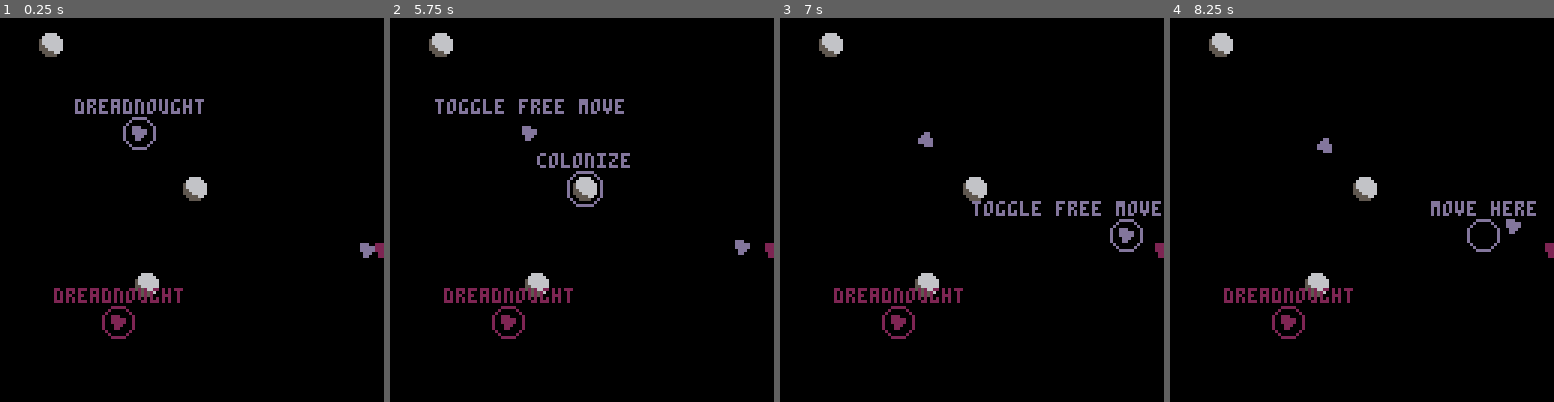
Above: before the commit, frames 1-4 (left to right).
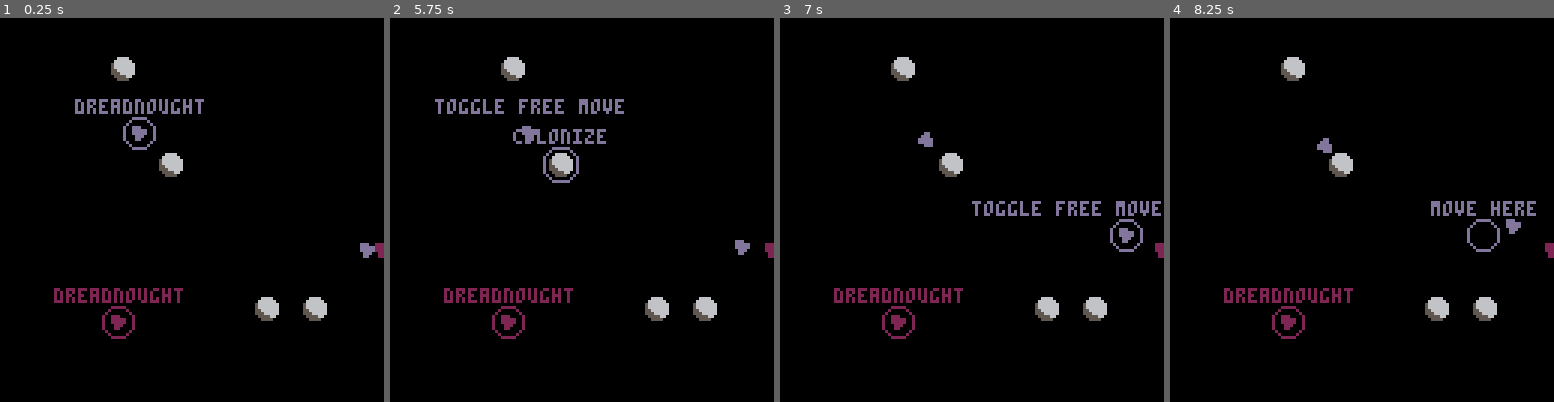
Above: after the commit, the same moments.

Repository: ironchestgames/pico-8-carts
Game: PICO-8 cartridge spacewar.p8
Two runs of this game, one before a commit and one after it. Both use one fixed random seed, a clock stepped at 60 frames per second and the inputs below.
Inputs:
- Up to frame 1 (0.25 s): no input
- Up to frame 2 (5.75 s): tap X (X key) at 0.33, 1.07, 1.85, 2.97, 4.08, 5.2 s; tap O (Z key) at 0.7, 1.7, 2.1, 2.5, 2.9, 3.3, 3.7, 4.1, 4.5, 4.9, 5.3, 5.7 s; hold Right 1.6-2.1 s; hold Up 2.15-2.42 s; hold Right 2.47-3.03 s; hold Left 3.08-3.58 s; hold Down 3.63-3.97 s; hold Right 4.02-4.68 s; hold Up 4.73-5.03 s; hold Left 5.08-5.68 s; hold Down from 5.73 s (still down)
- Up to frame 3 (7 s): release Down at 6.03 s; hold Right 6.08-6.58 s; tap O (Z key) at 6.1, 6.5, 6.9 s; tap X (X key) at 6.32 s; hold Right from 6.63 s (still down)
- Up to frame 4 (8.25 s): release Right at 7.13 s; hold Up 7.18-7.45 s; tap O (Z key) at 7.3, 7.7, 8.1 s; tap X (X key) at 7.43 s; hold Right 7.5-8.07 s; hold Left from 8.12 s (still down)

The runs differ from the first frame. In frame 1, 2.2% of the frame differs, in the area x 10-86%, y 3-79%; in frame 2, 3.2%; in frame 3, 2.2%; in frame 4, 2.2%.

Commit message:
spacewar - wip

Diff:
--- a/spacewar.p8
+++ b/spacewar.p8
@@ -66,21 +66,27 @@
 
 planets={
  {
-  x=8+flr(rnd(14))*8,y=8+flr(rnd(14))*8,
- },
- {
-  x=8+flr(rnd(14))*8,y=8+flr(rnd(14))*8,
- },
- {
-  x=8+flr(rnd(14))*8,y=8+flr(rnd(14))*8,
- },
- {
-  x=8+flr(rnd(14))*8,y=8+flr(rnd(14))*8,
+  x=16+flr(rnd(12))*8,y=16+flr(rnd(12))*8,
+ },
+ {
+  x=16+flr(rnd(12))*8,y=16+flr(rnd(12))*8,
+ },
+ {
+  x=16+flr(rnd(12))*8,y=16+flr(rnd(12))*8,
+ },
+ {
+  x=16+flr(rnd(12))*8,y=16+flr(rnd(12))*8,
  },
 }
 
 for _p in all(planets) do
  _p.isplanet=true
+ _p.items={
+  {x=_p.x-11,y=_p.y-11},
+  {x=_p.x+11,y=_p.y-11},
+  {x=_p.x-11,y=_p.y+11},
+  {x=_p.x+11,y=_p.y+11},
+ }
 end
 
 
@@ -115,13 +121,6 @@
  return _items
 end
 
-local shiptypeoffsets={
- {x=-11,y=-11},
- {x=11,y=-11},
- {x=-11,y=11},
- {x=11,y=11},
-}
-
 function getitems2(_pl)
  local _items={}
 
@@ -129,26 +128,19 @@
  if _pl.sel1.isplanet then
   local _planet=_pl.sel1
   for _i=1,#_pl.shiptypes do
-   local _offset=shiptypeoffsets[_i]
    local _shiptype=_pl.shiptypes[_i]
-   local _item={
-    x=_planet.x+_offset.x,
-    y=_planet.y+_offset.y,
-    sprite=_shiptype.sprite,
-    text=_shiptype.name,
-    action=function()
-     _planet.orders='build'
-     _planet.shiptype=_shiptype
-     _planet.duration=_shiptype.duration
-     _planet.c=0
-     _pl.curlevel=1
-    end
-   }
-   if _pl.sel2 and _pl.sel2.x == _item.x and _pl.sel2.y == _item.y then
-    _pl.sel2=_item
-   end
-   add(_items,_item)
-  end
+   _planet.items[_i].sprite=_shiptype.sprite
+   _planet.items[_i].text=_shiptype.name
+   _planet.items[_i].action=function()
+    _planet.orders='build'
+    _planet.shiptype=_shiptype
+    _planet.duration=_shiptype.duration
+    _planet.c=0
+    _pl.curlevel=1
+   end
+  end
+
+  _items=clone(_planet.items)
 
  else
 
@@ -192,6 +184,11 @@
   end
 
   -- add enemy ships
+  -- for _other in all(players) do
+  --  if _other != _pl then
+
+  --  end
+  -- end
 
  end
 
@@ -289,18 +286,21 @@
    {
     name='fighters',
     sprite=4,
+    range=8,
     spd=0.05,
     duration=1200,
    },
    {
     name='corvettes',
     sprite=8,
+    range=8,
     spd=0.04,
     duration=1200,
    },
    {
     name='dreadnought',
     sprite=0,
+    range=8,
     spd=0.025,
     duration=1200,
    },
@@ -342,6 +342,7 @@
 for _ship in all(allships) do
  _ship.targetx,_ship.targety=_ship.x,_ship.y
  _ship.spd=0.05
+ _ship.range=8
  _ship.name='dreadnought'
  _ship.sprite=0
 end
@@ -380,16 +381,13 @@
    if _planet.c >= _planet.duration then
     local _player=players[_planet.owner]
     local _x,_y=_planet.x-4,_planet.y-4
-    add(_player.ships,{
-     x=_x,
-     y=_y,
-     targetx=_x,
-     targety=_y,
-     spd=_planet.shiptype.spd,
-     owner=_planet.owner,
-     name=_planet.shiptype.name,
-     sprite=_planet.shiptype.sprite,
-    })
+    local _ship=clone(_planet.shiptype)
+    _ship.x=_x
+    _ship.y=_y
+    _ship.targetx=_x
+    _ship.targety=_y
+    _ship.owner=_planet.owner
+    add(_player.ships,_ship)
     _planet.c=0
    end
   end
@@ -409,11 +407,20 @@
       end
       _ship.target=nil
      elseif _ship.orders == 'invade' then
-      _ship.target.c-=2
-      if _ship.target.c < 0 then
+      if _ship.target.c then
+       _ship.target.c-=2
+       if _ship.target.c < 0 then
+        _ship.target.owner=_ship.owner
+        _ship.target=nil
+       end
+      else
        _ship.target.owner=_ship.owner
        _ship.target=nil
       end
+     elseif _ship.orders == 'bomb' then
+      -- pass
+     elseif _ship.orders == 'attack' then
+
      end
     end
    else
@@ -424,6 +431,11 @@
   end
  end
 end
+
+
+function getstrx(_str,_x)
+  return mid(0,_x-(#_str*2)+1,128-(#_str*4))
+ end
 
 function _draw()
  cls(0)
@@ -461,8 +473,7 @@
     if _player.curlevel == 2 then
      if not _player.sel1.isplanet then
       local _str=_player.sel1.text or _player.sel1.name or ''
-      local _x=mid(0,_player.sel1.x-(#_str*2)+1,128-(#_str*4))
-      print(_str,_x,_player.sel1.y-11,1)
+      print(_str,getstrx(_str,_player.sel1.x),_player.sel1.y-11,1)
      else
       for _item in all(_player.items) do
        if _item.sprite then
@@ -471,14 +482,15 @@
       end
      end
     end
-    if _cursel.isplanet then
+    if _cursel.isplanet and _cursel.owner != nil then
+     sspr(23,48,12,14,_cursel.x-5,_cursel.y-5)
+    elseif _cursel.isplanet then
      sspr(0,48,12,12,_cursel.x-5,_cursel.y-5)
-    else
+    else -- is ship
      sspr(12,48,11,11,_cursel.x-5,_cursel.y-5)
     end
     local _str=_cursel.text or _cursel.name or ''
-    local _x=mid(0,_cursel.x-(#_str*2)+1,128-(#_str*4))
-    print(_str,_x,_cursel.y-11,1)
+    print(_str,getstrx(_str,_cursel.x),_cursel.y-11,1)
    end
    pal(1,1)
   end
@@ -534,20 +546,20 @@
 00000000000000000000000000000000000000000000000000000000000000000000000000000000000000000000000000000000000000000000000000000000
 00000000000000000000000000000000000000000000000000000000000000000000000000000000000000000000000000000000000000000000000000000000
 00000000000000000000000000000000000000000000000000000000000000000000000000000000000000000000000000000000000000000000000000000000
-00011111100000011111000000000000000000000000000000000000000000000000000000000000000000000000000000000000000000000000000000000000
-00100000010000100000100000000000000000000000000000000000000000000000000000000000000000000000000000000000000000000000000000000000
-01000000001001000000010000000000000000000000000000000000000000000000000000000000000000000000000000000000000000000000000000000000
-10000000000110000000001000000000000000000000000000000000000000000000000000000000000000000000000000000000000000000000000000000000
-10000000000110000000001000000000000000000000000000000000000000000000000000000000000000000000000000000000000000000000000000000000
-10000000000110000000001000000000000000000000000000000000000000000000000000000000000000000000000000000000000000000000000000000000
-10000000000110000000001000000000000000000000000000000000000000000000000000000000000000000000000000000000000000000000000000000000
-10000000000110000000001000000000000000000000000000000000000000000000000000000000000000000000000000000000000000000000000000000000
-10000000000101000000010000000000000000000000000000000000000000000000000000000000000000000000000000000000000000000000000000000000
-01000000001000100000100000000000000000000000000000000000000000000000000000000000000000000000000000000000000000000000000000000000
-00100000010000011111000000000000000000000000000000000000000000000000000000000000000000000000000000000000000000000000000000000000
-00011111100000000000000000000000000000000000000000000000000000000000000000000000000000000000000000000000000000000000000000000000
-00000000000000000000000000000000000000000000000000000000000000000000000000000000000000000000000000000000000000000000000000000000
-00000000000000000000000000000000000000000000000000000000000000000000000000000000000000000000000000000000000000000000000000000000
+00011111100000011111000000111111000000000000000000000000000000000000000000000000000000000000000000000000000000000000000000000000
+00100000010000100000100001000000100000000000000000000000000000000000000000000000000000000000000000000000000000000000000000000000
+01000000001001000000010010000000010000000000000000000000000000000000000000000000000000000000000000000000000000000000000000000000
+10000000000110000000001100000000001000000000000000000000000000000000000000000000000000000000000000000000000000000000000000000000
+10000000000110000000001100000000001000000000000000000000000000000000000000000000000000000000000000000000000000000000000000000000
+10000000000110000000001100000000001000000000000000000000000000000000000000000000000000000000000000000000000000000000000000000000
+10000000000110000000001100000000001000000000000000000000000000000000000000000000000000000000000000000000000000000000000000000000
+10000000000110000000001100000000001000000000000000000000000000000000000000000000000000000000000000000000000000000000000000000000
+10000000000101000000010100000000001000000000000000000000000000000000000000000000000000000000000000000000000000000000000000000000
+01000000001000100000100010000000010000000000000000000000000000000000000000000000000000000000000000000000000000000000000000000000
+00100000010000011111000100000000001000000000000000000000000000000000000000000000000000000000000000000000000000000000000000000000
+00011111100000000000000100000000001000000000000000000000000000000000000000000000000000000000000000000000000000000000000000000000
+00000000000000000000000100000000001000000000000000000000000000000000000000000000000000000000000000000000000000000000000000000000
+00000000000000000000000011111111110000000000000000000000000000000000000000000000000000000000000000000000000000000000000000000000
 00000000000000000000000000000000000000000000000000000000000000000000000000000000000000000000000000000000000000000000000000000000
 00000000000000000000000000000000000000000000000000000000000000000000000000000000000000000000000000000000000000000000000000000000
 00000000000000000000000000000000000000000000000000000000000000000000000000000000000000000000000000000000000000000000000000000000
